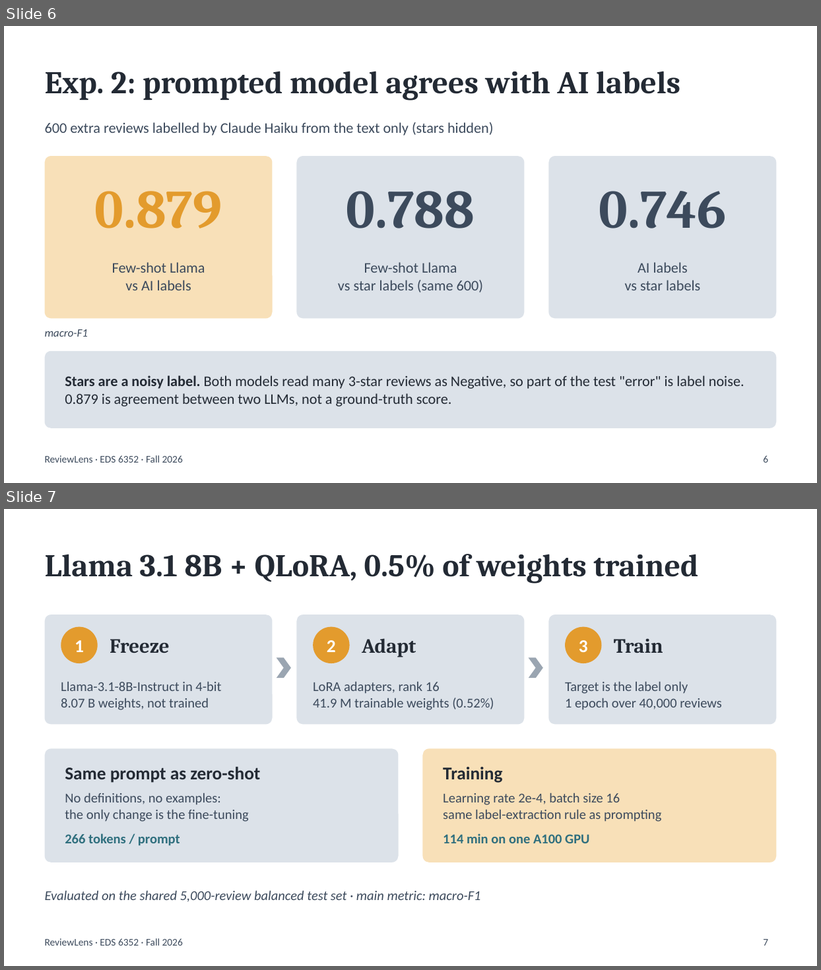
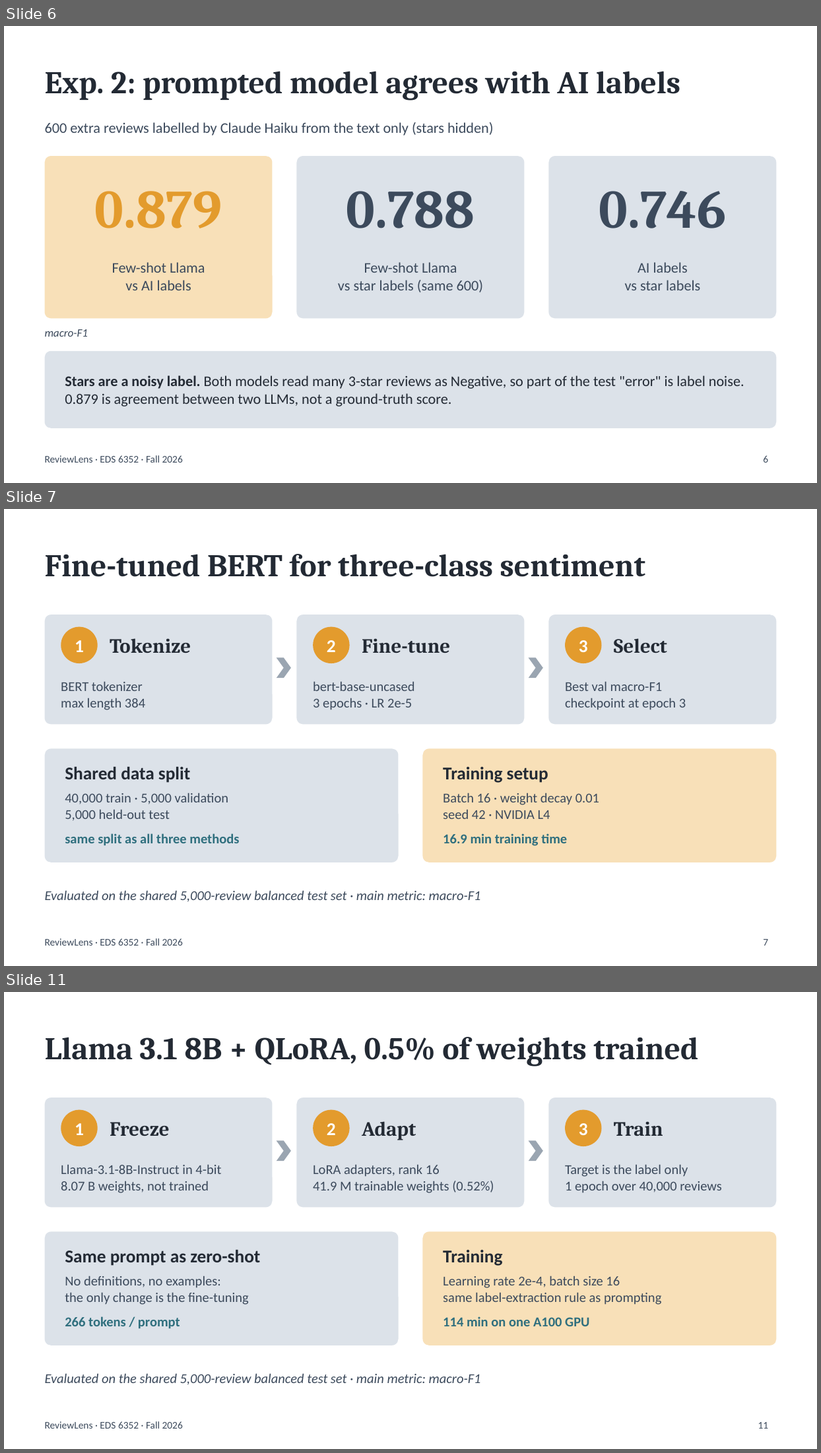
Before and after one commit to Junebhone/ReviewLens, a slide deck: presentation/ReviewLens_Presentation.pptx. Shown one above the other, each under a label of ours: slides 6 and 7 before the commit, slides 6, 7 and 11 after it; the slides between them are not shown. The pictures are 821x970 and 821x1453 pixels, drawn with LibreOffice and Linux fonts; fonts in the diff are those of the drawing. Boxes give left, top, right and bottom in pixels: in the first picture for what was removed or moved away, otherwise in the second. Text is boxed around its words. In the diff, an @@ line names an element or a change of style, - is before the commit and + after.

```diff
--- a/presentation/ReviewLens_Presentation.pptx
+++ b/presentation/ReviewLens_Presentation.pptx
@@ slide 7 added at <box>4,509,817,966</box>, background #FFFFFF; not listed: 1 template element that a slide beside it also shows @@
@@ title added at <box>45,554,646,577</box>, 28 pt, text #232A34, bold @@
+Fine-tuned BERT for three-class sentiment
@@ rounded rectangle added at <box>45,615,273,724</box>, fill #DCE2E9 @@
@@ ellipse added at <box>61,627,98,663</box>, fill #E39B2D @@
@@ rounded rectangle added at <box>297,615,524,724</box>, fill #DCE2E9 @@
@@ ellipse added at <box>313,627,350,663</box>, fill #E39B2D @@
@@ rounded rectangle added at <box>548,615,776,724</box>, fill #DCE2E9 @@
@@ ellipse added at <box>565,627,602,663</box>, fill #E39B2D @@
@@ text added at <box>75,640,84,652</box>, 16 pt, text #FFFFFF, bold @@
+1
@@ text added at <box>110,638,191,653</box>, 18 pt, text #232A34, bold @@
+Tokenize
@@ text added at <box>327,640,336,652</box>, 16 pt, text #FFFFFF, bold @@
+2
@@ text added at <box>362,638,450,653</box>, 18 pt, text #232A34, bold @@
+Fine-tune
@@ text added at <box>579,640,588,652</box>, 16 pt, text #FFFFFF, bold @@
+3
@@ text added at <box>614,638,667,653</box>, 18 pt, text #232A34, bold @@
+Select
@@ chevron added at <box>277,657,291,678</box>, fill #9AA5B1 @@
@@ chevron added at <box>529,657,543,678</box>, fill #9AA5B1 @@
@@ text added at <box>61,681,145,710</box>, 12 pt, text #3C4A5C @@
+BERT tokenizer
+max length 384
@@ text added at <box>313,681,415,710</box>, 12 pt, text #3C4A5C @@
+bert-base-uncased
+3 epochs · LR 2e-5
@@ text added at <box>565,681,686,710</box>, 12 pt, text #3C4A5C @@
+Best val macro-F1
+checkpoint at epoch 3
@@ rounded rectangle added at <box>45,749,399,863</box>, fill #DCE2E9 @@
@@ rounded rectangle added at <box>422,749,776,863</box>, fill #F8E0B8 @@
@@ text added at <box>65,767,190,783</box>, 16 pt, text #232A34, bold @@
+Shared data split
@@ text added at <box>443,767,548,783</box>, 16 pt, text #232A34, bold @@
+Training setup
@@ text added at <box>65,793,229,821</box>, 12 pt, text #3C4A5C @@
+40,000 train · 5,000 validation
+5,000 held-out test
@@ text added at <box>443,793,599,819</box>, 12 pt, text #3C4A5C @@
+Batch 16 · weight decay 0.01
+seed 42 · NVIDIA L4
@@ text added at <box>65,834,239,846</box>, 12 pt, text #2F6F7E, bold @@
+same split as all three methods
@@ text added at <box>443,834,567,846</box>, 12 pt, text #2F6F7E, bold @@
+16.9 min training time
@@ text added at <box>45,890,481,902</box>, 12 pt, text #3C4A5C, italic @@
+Evaluated on the shared 5,000-review balanced test set · main metric: macro-F1
@@ page number added at <box>763,939,768,946</box>, 9 pt, text #3C4A5C @@
+7
@@ what was slide 7 is now slide 11 @@
@@ page number at <box>758,1422,769,1429</box>: text changed @@
-7
+11
```
Also in this commit, not shown: 3 slides changed, 3 other slides added, 5 other files.
